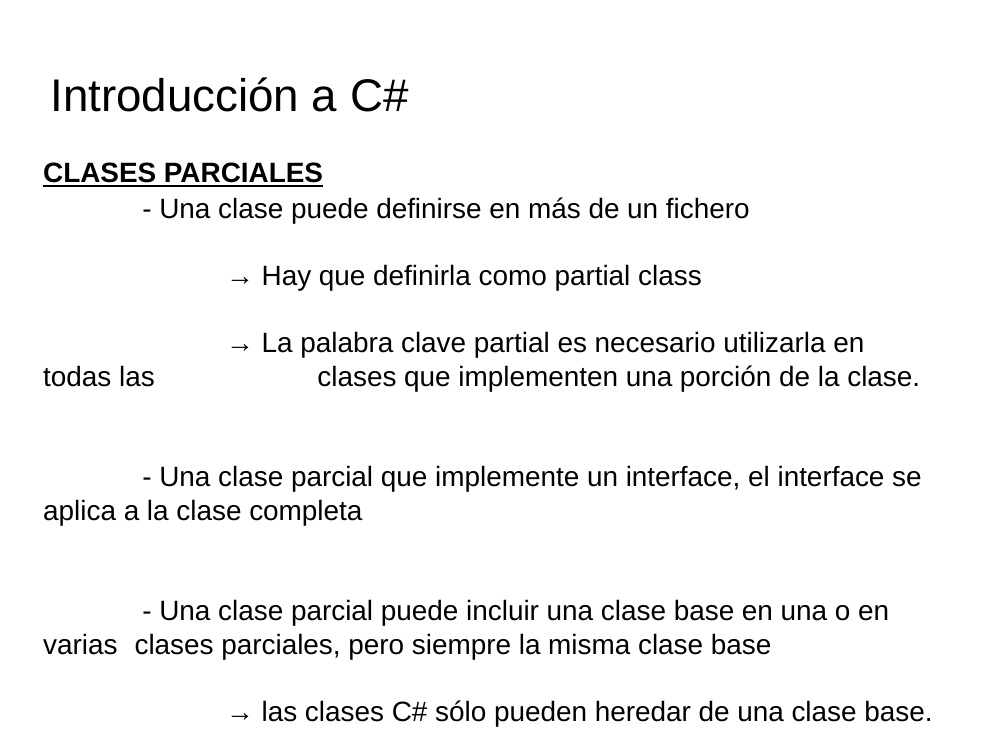
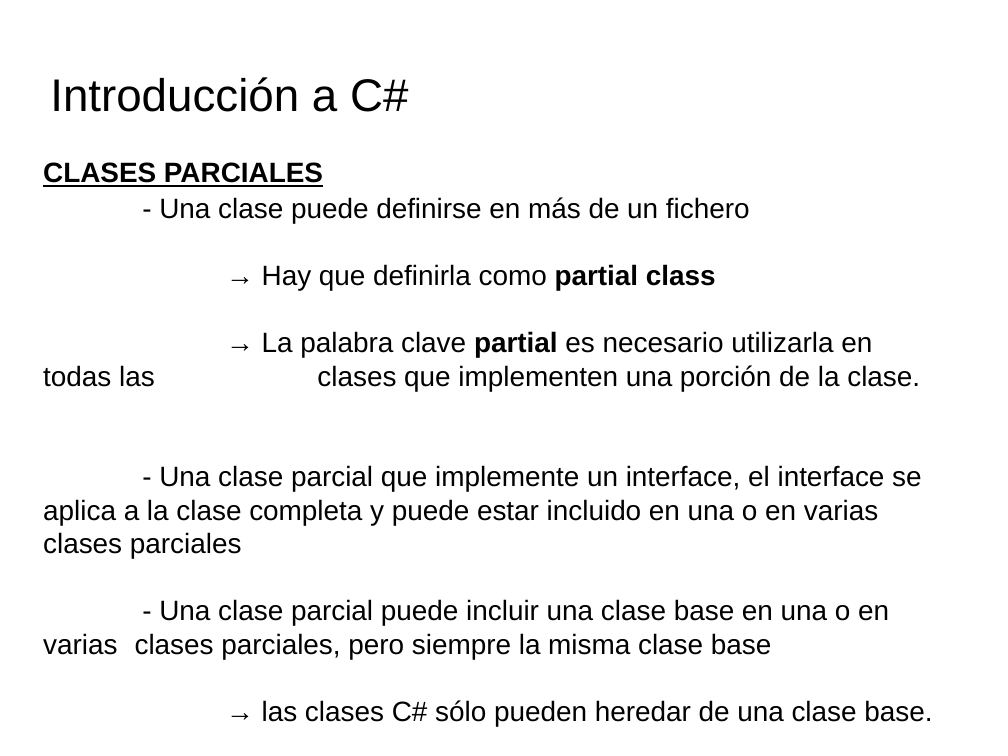
Before and after one commit to videojuegos-abastos/PMV, a slide deck: slide 23 of te/Tema 4 (Chema)/t4.3.- Definiendo miembros de una clase.odp. Drawn at 1008x756 pixels with LibreOffice and Linux fonts; fonts in the diff are those of the drawing; background and template pictures are left out. Boxes give left, top, right and bottom in pixels: in the first picture for what was removed or moved away, otherwise in the second. Text is boxed around its words. In the diff, an @@ line names an element or a change of style, - is before the commit and + after.

```diff
--- a/te/Tema 4 (Chema)/t4.3.- Definiendo miembros de una clase.odp
+++ b/te/Tema 4 (Chema)/t4.3.- Definiendo miembros de una clase.odp
@@ text at (x1=262, y1=264, x2=920, y2=391): bold on in "partial class", "partial" @@
@@ text at (x1=43, y1=465, x2=921, y2=559): text changed @@
-- Una clase parcial que implemente un interface, el interface se aplica a la clase completa
+- Una clase parcial que implemente un interface, el interface se aplica a la clase completa y puede estar incluido en una o en varias clases parciales
```
Also in this commit, not shown: 7 other slides changed, 3 other files.
